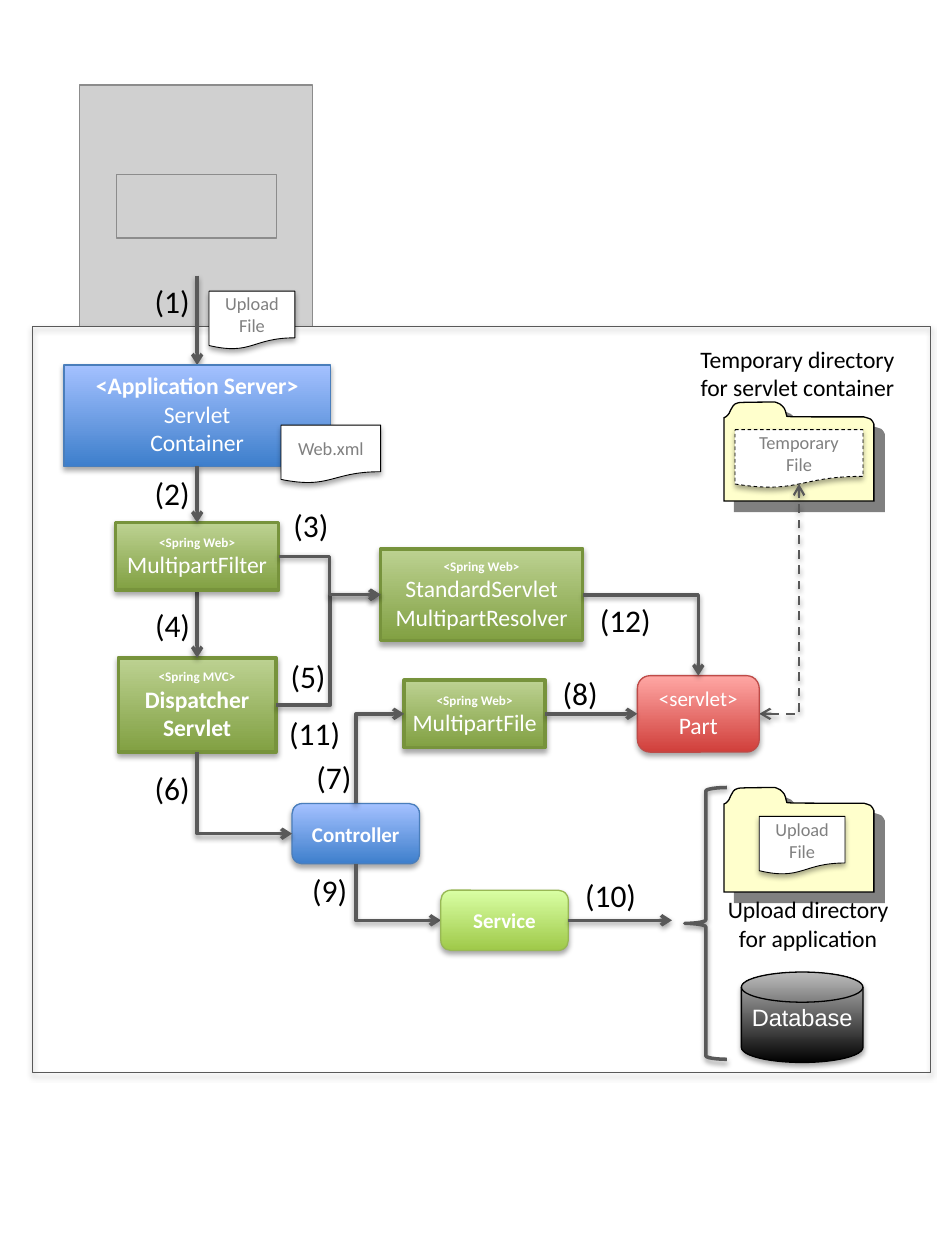
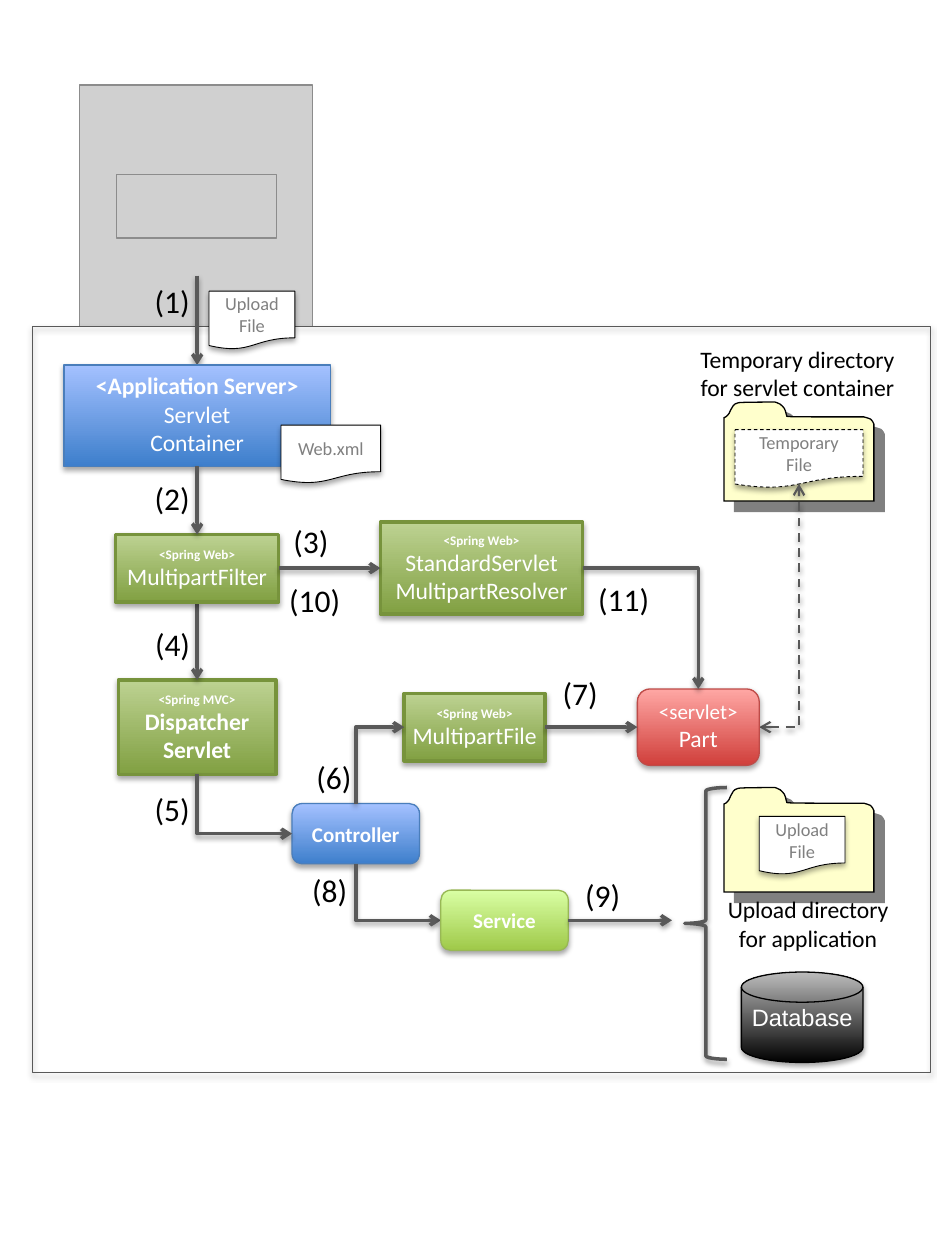
Before and after one commit to ynojima/guideline, a slide deck: slide 1 of source/ArchitectureInDetail/images_FileUpload/materialFileUpload.pptx. Drawn at 945x1260 pixels with LibreOffice and Linux fonts; fonts in the diff are those of the drawing; grey boxes stand for pictures. Boxes give left, top, right and bottom in pixels: in the first picture for what was removed or moved away, otherwise in the second. Text is boxed around its words. In the diff, an @@ line names an element or a change of style, - is before the commit and + after.

```diff
--- a/source/ArchitectureInDetail/images_FileUpload/materialFileUpload.pptx
+++ b/source/ArchitectureInDetail/images_FileUpload/materialFileUpload.pptx
@@ text "(2)": place and size @@
-text "(2)" at [155,482,190,509]
+text "(2)" at [155,487,190,514]
@@ arrow moved from (197, 466) - (197, 523) to (197, 466) - (197, 534) @@
@@ elbow double arrow moved from (760, 714) - (799, 484) to (760, 727) - (799, 484) @@
@@ rectangle "<Spring Web>": place and size @@
-rectangle "<Spring Web>" at [116,523,278,591]
+rectangle "<Spring Web>" at [116,534,278,602]
@@ rectangle "<Spring Web>": place and size @@
-rectangle "<Spring Web>" at [381,549,582,641]
+rectangle "<Spring Web>" at [381,523,582,615]
@@ elbow arrow moved from (278, 557) - (381, 595) to (278, 568) - (381, 568) @@
@@ elbow arrow moved from (582, 595) - (698, 675) to (582, 568) - (698, 689) @@
@@ elbow arrow removed from (276, 706) to (381, 595) @@
@@ text added at [289,589,340,616], 18 pt, text #000000 @@
+(10)
@@ text "(11)": place and size @@
-text "(11)" at [289,722,340,749]
+text "(11)" at [598,588,649,615]
@@ text "(4)": place and size @@
-text "(4)" at [155,614,190,641]
+text "(4)" at [155,633,190,660]
@@ arrow moved from (197, 590) - (197, 658) to (197, 602) - (197, 680) @@
@@ text removed at [600,609,651,636] @@
-(12)
@@ rectangle "<Spring MVC>": place and size @@
-rectangle "<Spring MVC>" at [118,658,276,752]
+rectangle "<Spring MVC>" at [118,680,276,775]
@@ text at [563,682,598,709]: text changed @@
-(8)
+(7)
@@ elbow arrow moved from (355, 804) - (404, 714) to (355, 804) - (404, 727) @@
@@ 1 rectangle, 1 rounded rectangle, 1 text, 1 elbow arrow: place and size @@
-1 rectangle, 1 rounded rectangle, 1 text, 1 elbow arrow at [293,514,760,752]
+1 rectangle, 1 rounded rectangle, 1 text, 1 elbow arrow at [293,530,760,766]
@@ text removed at [155,777,190,804] @@
-(6)
@@ elbow arrow moved from (197, 752) - (292, 834) to (197, 775) - (292, 834) @@
@@ text at [316,766,351,793]: text changed @@
-(7)
+(6)
@@ text "(5)": place and size @@
-text "(5)" at [291,665,326,692]
+text "(5)" at [155,798,190,825]
@@ text at [312,879,347,906]: text changed @@
-(9)
+(8)
@@ text at [585,884,620,911]: text changed @@
-(10)
+(9)
```
Also in this commit, not shown: 2 other files.
